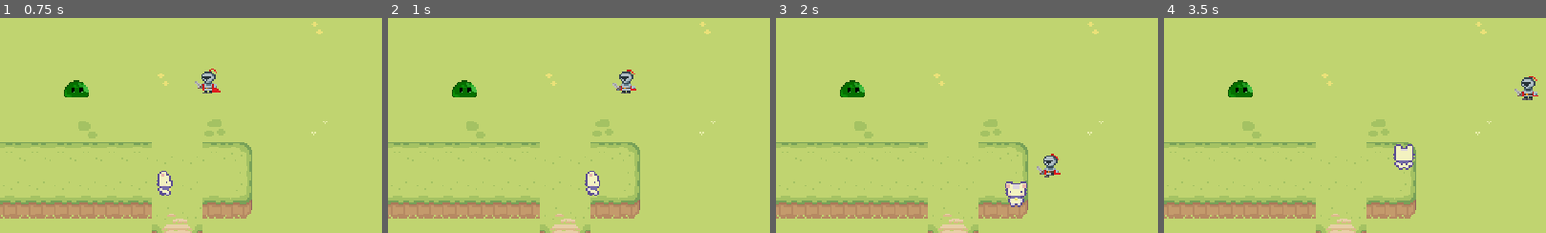
Above: before the commit, frames 1-4 (left to right).
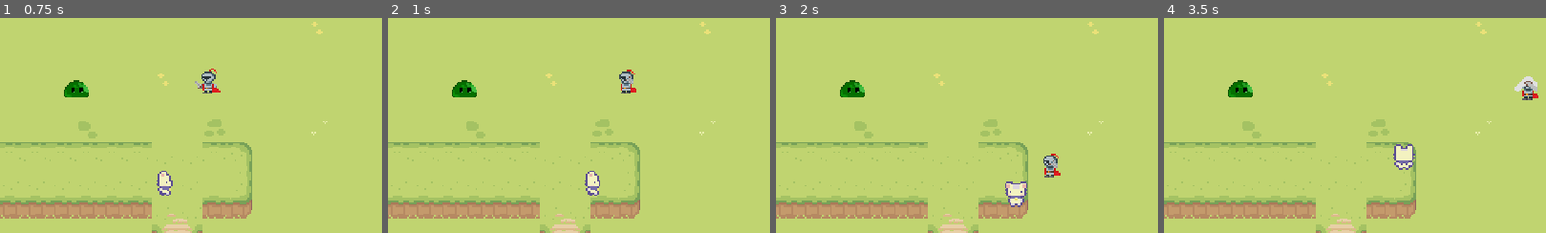
Above: after the commit, the same moments.

Repository: rockgem/GamesFleadh24
Game: Godot game, scene res://Level/game_level.tscn
Same seed, same stepped clock (60 frames per second), same inputs: the game is played once before the commit and once after it.
Inputs (mouse positions are % of the whole screen's width and height, from its top left):
- Up to frame 1 (0.75 s): tap Enter at 0.5 s; move the mouse to (72, 45) at 0.52 s; press the mouse at (72, 45) at 0.53 s; hold D (right) from 0.53 s (still down)
- Up to frame 2 (1 s): keep holding D (right)
- Up to frame 3 (2 s): move the mouse to (30, 55) at 1.27 s; release D (right) at 1.28 s; release the mouse at (30, 55) at 1.28 s; hold S (down) from 1.28 s (still down); tap Space (space) at 1.35 s; click (30, 55) at 1.55 s
- Up to frame 4 (3.5 s): tap Space (space) at 2 s; move the mouse to (60, 28) at 2.02 s; release S (down) at 2.03 s; press the mouse at (60, 28) at 2.03 s; hold D (right) 2.03-2.78 s; move the mouse to (45, 70) at 2.77 s; release the mouse at (45, 70) at 2.78 s; hold W (up) from 2.78 s (still down); click (45, 70) at 2.85 s
The pictures show only the part of the screen within x 33-83%, y 12-62%; the shares and areas given below are measured in that part.

Frame 1 is identical in both runs. In frame 2, 0.1% of the frame differs, in the area x 58-65%, y 27-35%; in frame 3, 0.2%; in frame 4, 0.3%, in the area x 91-98%, y 27-38%.

Commit message:
Hit box has been successfully implemented

Diff:
--- a/Characters/Enemies/slime.tscn
+++ b/Characters/Enemies/slime.tscn
@@ -8,9 +8,10 @@
 var speed = 50
 var player_chase = false
 var player = null
-var total_damage_received = 0
-var health = 10
+var health = 100
 var player_in_attack_zone = false
+
+var can_take_damage = true
 
 func _physics_process(delta):
 	deal_with_damage()
@@ -42,10 +43,17 @@
 
 func deal_with_damage():
 	if player_in_attack_zone and Global.player_current_attack == true:
-		health = health - 20
-		print(\"Slime health =\", health)
-		if health <= 0:
-			self.queue_free()
+		if can_take_damage == true:
+			health = health - 20
+			$take_damage_cooldown.start()
+			can_take_damage = false
+			print(\"Slime health =\", health)
+			if health <= 0:
+				self.queue_free()
+
+
+func _on_take_damage_cooldown_timeout():
+	can_take_damage = true
 "
 
 [sub_resource type="AtlasTexture" id="AtlasTexture_nlp5u"]
@@ -157,5 +165,9 @@
 position = Vector2(0, -3)
 shape = SubResource("CircleShape2D_w6oi6")
 
+[node name="take_damage_cooldown" type="Timer" parent="."]
+wait_time = 0.51
+
 [connection signal="body_entered" from="slime_hitbox" to="." method="_on_slime_hitbox_body_entered"]
 [connection signal="body_exited" from="slime_hitbox" to="." method="_on_slime_hitbox_body_exited"]
+[connection signal="timeout" from="take_damage_cooldown" to="." method="_on_take_damage_cooldown_timeout"]
--- a/Characters/knight.tscn
+++ b/Characters/knight.tscn
@@ -4,7 +4,6 @@
 [ext_resource type="Script" path="res://Characters/scripts/knight.gd" id="1_kr5b2"]
 
 [sub_resource type="RectangleShape2D" id="RectangleShape2D_6l4id"]
-size = Vector2(16, 16)
 
 [sub_resource type="Animation" id="Animation_441du"]
 length = 0.001
@@ -32,18 +31,6 @@
 "update": 1,
 "values": [true]
 }
-tracks/2/type = "value"
-tracks/2/imported = false
-tracks/2/enabled = true
-tracks/2/path = NodePath("CollisionShape2D:disabled")
-tracks/2/interp = 1
-tracks/2/loop_wrap = true
-tracks/2/keys = {
-"times": PackedFloat32Array(0),
-"transitions": PackedFloat32Array(1),
-"update": 1,
-"values": [false]
-}
 
 [sub_resource type="Animation" id="Animation_baj60"]
 resource_name = "attack_left"
@@ -72,18 +59,6 @@
 "update": 1,
 "values": [true]
 }
-tracks/2/type = "value"
-tracks/2/imported = false
-tracks/2/enabled = true
-tracks/2/path = NodePath("CollisionShape2D:disabled")
-tracks/2/interp = 1
-tracks/2/loop_wrap = true
-tracks/2/keys = {
-"times": PackedFloat32Array(0, 0.8),
-"transitions": PackedFloat32Array(1, 1),
-"update": 1,
-"values": [true, false]
-}
 
 [sub_resource type="Animation" id="Animation_yq1kg"]
 resource_name = "attack_right"
@@ -99,18 +74,6 @@
 "transitions": PackedFloat32Array(1, 1, 1, 1, 1),
 "update": 1,
 "values": [9, 10, 11, 12, 13]
-}
-tracks/1/type = "value"
-tracks/1/imported = false
-tracks/1/enabled = true
-tracks/1/path = NodePath("CollisionShape2D:disabled")
-tracks/1/interp = 1
-tracks/1/loop_wrap = true
-tracks/1/keys = {
-"times": PackedFloat32Array(0, 0.8),
-"transitions": PackedFloat32Array(1, 1),
-"update": 1,
-"values": [true, false]
 }
 
 [sub_resource type="Animation" id="Animation_bu0jv"]
@@ -252,6 +215,7 @@
 transitions = ["Start", "Idle", SubResource("AnimationNodeStateMachineTransition_371o7"), "Idle", "Walk", SubResource(" …(770 unchanged characters)…
 
 [sub_resource type="CircleShape2D" id="CircleShape2D_33qoi"]
+radius = 8.0
 
 [node name="Knight" type="CharacterBody2D"]
 collision_layer = 3
@@ -274,6 +238,7 @@
 [node name="AnimationTree" type="AnimationTree" parent="."]
 tree_root = SubResource("AnimationNodeStateMachine_ios4x")
 anim_player = NodePath("../AnimationPlayer")
+active = true
 parameters/Idle/blend_position = 0
 parameters/Walk/blend_position = 0
 
@@ -284,7 +249,11 @@
 
 [node name="attack_cooldown" type="Timer" parent="."]
 wait_time = 0.5
+
+[node name="deal_attack_timer" type="Timer" parent="."]
+wait_time = 0.8
 
 [connection signal="body_entered" from="player_hit_box" to="." method="_on_player_hit_box_body_entered"]
 [connection signal="body_exited" from="player_hit_box" to="." method="_on_player_hit_box_body_exited"]
 [connection signal="timeout" from="attack_cooldown" to="." method="_on_attack_cooldown_timeout"]
+[connection signal="timeout" from="deal_attack_timer" to="." method="_on_deal_attack_timer_timeout"]
--- a/Characters/scripts/knight.gd
+++ b/Characters/scripts/knight.gd
@@ -13,18 +13,6 @@
 
 
 @export var move_speed : float = 75
-
-func _input(event):
-	if event is InputEventMouseButton:
-		if event.button_index == MOUSE_BUTTON_LEFT and event.pressed:
-			$AnimationPlayer.play("attack_right")
-			Global.player_current_attack = true
-
-#trying to make the attack here but it's still quite random
-func _process(delta):
-	if Input.is_mouse_button_pressed(1) :
-		$AnimationPlayer.play("attack_right")
-		Global.player_current_attack = true
 
 func _physics_process(_delta):
 	enemy_attack()
@@ -59,9 +47,12 @@
 func pick_new_state():
 	if velocity != Vector2.ZERO:
 		state_machine.travel("Walk")
-	elif Global.player_current_attack:
+	if Input.is_action_pressed("mouse_left"):
 		# Ensure that the attack animation continues until it finishes
 		state_machine.travel("attack_right")
+		Global.player_current_attack = true
+		attack_ip = true
+		$deal_attack_timer.start()
 	else:
 		state_machine.travel("Idle")
 
@@ -86,3 +77,11 @@
 
 func _on_attack_cooldown_timeout():
 	enemy_attack_cooldown = true
+	print("Check timer2")
+
+
+func _on_deal_attack_timer_timeout():
+
+	$deal_attack_timer.stop()
+	Global.player_current_attack = false
+	attack_ip = false
--- a/project.godot
+++ b/project.godot
@@ -53,7 +53,7 @@
 "events": [Object(InputEventKey,"resource_local_to_scene":false,"resource_name":"","device":-1,"window_id":0,"alt_pressed":false,"shift_pressed":false,"ctrl_pressed":false,"meta_pressed":false,"pressed":false,"keycode":0,"physical_keycode":32,"key_label":0,"unicode":32,"echo":false,"script":null)
 ]
 }
-attack={
+mouse_left={
 "deadzone": 0.5,
 "events": [Object(InputEventMouseButton,"resource_local_to_scene":false,"resource_name":"","device":-1,"window_id":0,"a …(256 unchanged characters)…
 ]
